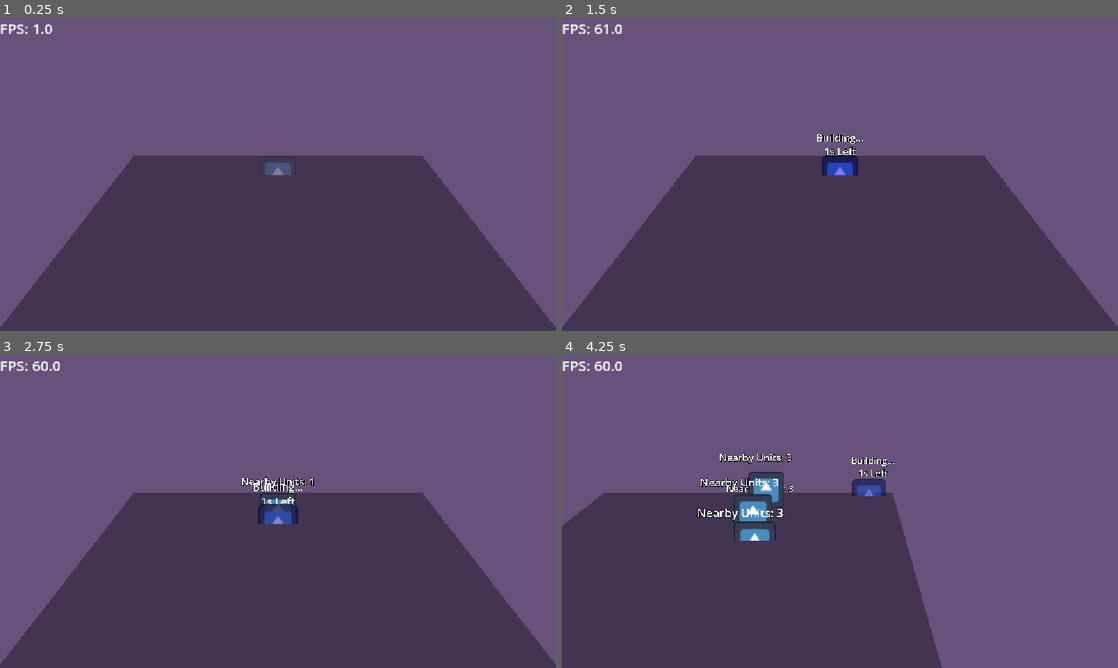
Above: before the commit, frames 1-4 (two rows, left to right).
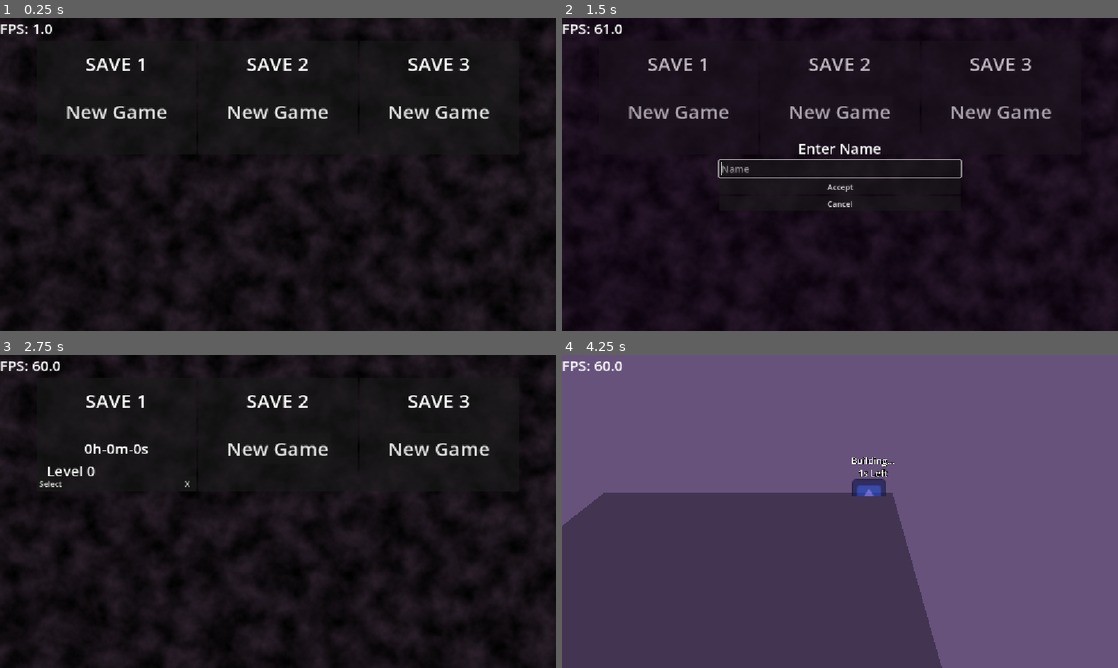
Above: after the commit, the same moments.

Repository: rPortfolio/rts-base
Game: Godot game, scene res://src/main.tscn
Two runs of this game, one before a commit and one after it. Both use one fixed random seed, a clock stepped at 60 frames per second and the inputs below. The engine's default icon, where the game draws it, is replaced by a stand-in: a white triangle on a blue panel in a dark square.
Inputs (mouse positions are in pixels of both pictures, inside the frame that each line leads up to):
- Up to frame 1 (0.25 s): no input
- Up to frame 2 (1.5 s): click (678, 111) at 0.5 s, where only the run after the commit has a clickable "New Game"; click (678, 111) at 1.25 s, where only the run after the commit has a clickable "New Game"
- Up to frame 3 (2.75 s): click (278, 524) at 2 s, where only the run after the commit has a clickable "Accept"
- Up to frame 4 (4.25 s): click (612, 483) at 2.75 s, where only the run after the commit has a clickable "Select"; move the mouse to (962, 495) at 3.52 s; press the mouse at (962, 495) at 3.53 s; hold Right (ui_right) from 3.53 s (still down); right-click (962, 495) at 3.8 s

The runs differ from the first frame. In frame 1, 100% of the frame differs, in the area x 0-100%, y 0-100%; in frame 2, 100%; in frame 3, 100%; in frame 4, 1.8%.

Commit message:
add saving/loading unit and camera positions

Diff:
--- a/src/gui/main_menu/main_menu.gd
+++ b/src/gui/main_menu/main_menu.gd
@@ -1,4 +1,7 @@
 extends Control
+
+
+signal game_selected(slot: int, game: SavedGame)
 
 
 const SAVE_FOLDER = "user://saves/"
@@ -77,6 +80,11 @@
 	%NamePanel.open()
 
 
+func _on_select_save_button_pressed(save_number: int) -> void:
+	var save_index := save_number - 1
+	game_selected.emit(save_number, get_saved_games()[save_index])
+
+
 func _on_delete_save_button_pressed(save_number: int) -> void:
 	delete_game(save_number)
 
--- a/src/gui/main_menu/name_panel.gd
+++ b/src/gui/main_menu/name_panel.gd
@@ -5,10 +5,10 @@
 signal cancelled
 
 
-
-func _gui_input(event: InputEvent) -> void:
-	if event.is_action("ui_cancel"):
+func _input(event: InputEvent) -> void:
+	if visible and event.is_action_pressed("ui_cancel"):
 		cancelled.emit()
+		get_viewport().set_input_as_handled()
 
 
 func open() -> void:
@@ -27,3 +27,8 @@
 
 func _on_cancel_button_down() -> void:
 	cancelled.emit()
+
+
+func _on_name_entry_editing_toggled(toggled_on: bool) -> void:
+	if not toggled_on:
+		cancelled.emit()
--- a/src/gui/main_menu/name_panel.tscn
+++ b/src/gui/main_menu/name_panel.tscn
@@ -31,6 +31,7 @@
 unique_name_in_owner = true
 custom_minimum_size = Vector2(500, 0)
 layout_mode = 2
+mouse_filter = 2
 theme_override_font_sizes/font_size = 20
 placeholder_text = "Name"
 
--- a/src/gui/main_menu/saved_game_panel.gd
+++ b/src/gui/main_menu/saved_game_panel.gd
@@ -6,4 +6,5 @@
 	%PlayerName.text = player
 	%LevelsCompleted.text = "Level {}".format([level], "{}")
 	%TimePlayed.text = time
+	%SelectSave.pressed.connect(main_menu._on_select_save_button_pressed.bind(number))
 	%DeleteSave.pressed.connect(main_menu._on_delete_save_button_pressed.bind(number))
--- a/src/gui/main_menu/saved_game_panel.tscn
+++ b/src/gui/main_menu/saved_game_panel.tscn
@@ -48,6 +48,17 @@
 [node name="Control" type="Control" parent="." unique_id=1251032818]
 layout_mode = 2
 
+[node name="SelectSave" type="Button" parent="Control" unique_id=2113406807]
+unique_name_in_owner = true
+layout_mode = 1
+anchors_preset = 2
+anchor_top = 1.0
+anchor_bottom = 1.0
+offset_top = -31.0
+offset_right = 54.0
+grow_vertical = 0
+text = "Select"
+
 [node name="DeleteSave" type="Button" parent="Control" unique_id=2014557019]
 unique_name_in_owner = true
 layout_mode = 1
--- a/src/main.gd
+++ b/src/main.gd
@@ -1,22 +1,48 @@
 extends Node
 
 
-var unit_scene: PackedScene = preload("res://src/world/unit/unit.tscn")
+enum States {
+	MAIN_MENU,
+	PLAYING,
+}
+
+var state: States = States.MAIN_MENU:
+	set = set_state
 
 
-func _input(event: InputEvent) -> void:
-	if event.is_action_pressed("left_click"):
-		add_unit()
-	elif event.is_action_pressed("right_click"):
-		call_units()
+var saved_game: SavedGame
+var open_slot: int
 
 
-func add_unit() -> void:
-	var new_unit: Unit = unit_scene.instantiate()
-	new_unit.position = %WorldCamera.get_cursor_position()
-	%Units.add_child(new_unit)
+func _unhandled_input(event: InputEvent) -> void:
+	match state:
+		States.MAIN_MENU:
+			if event.is_action_pressed("ui_cancel"):
+				get_tree().quit()
+		States.PLAYING:
+			if event.is_action_pressed("ui_cancel"):
+				state = States.MAIN_MENU
 
 
-func call_units() -> void:
-	for child: Unit in %Units.get_children():
-		child.target_position = %WorldCamera.get_cursor_position()
+func set_state(new_state) -> void:
+	match state:
+		States.PLAYING:
+			saved_game.units = %World.get_units()
+			saved_game.camera_pos = %World.camera.position
+			%MainMenu.save_game(open_slot, saved_game)
+			%World.kill_units()
+	match new_state:
+		States.MAIN_MENU:
+			%MainMenu.show()
+		States.PLAYING:
+			%World.load_units(saved_game.units)
+			%World.camera.position = saved_game.camera_pos
+			%MainMenu.hide()
+	state = new_state
+
+
+func _on_main_menu_game_selected(slot: int, game: SavedGame) -> void:
+	saved_game = game
+	open_slot = slot
+	%PlayerName.text = saved_game.player
+	state = States.PLAYING
--- a/src/main.tscn
+++ b/src/main.tscn
@@ -2,26 +2,9 @@
 
 [ext_resource type="Script" uid="uid://br2qh3mfr2qol" path="res://src/main.gd" id="1_5q4o7"]
 [ext_resource type="PackedScene" uid="uid://dn4rspvnxavxf" path="res://src/gui/fps_counter.tscn" id="1_eewff"]
-[ext_resource type="PackedScene" uid="uid://3h7btc71cqo6" path="res://src/world/world_camera/world_camera.tscn" id="2_gh0ne"]
-[ext_resource type="Texture2D" uid="uid://be1u4gnk6m7pi" path="res://assets/icon.svg" id="4_3cfgd"]
+[ext_resource type="PackedScene" uid="uid://datw6v11sif3q" path="res://src/gui/main_menu/main_menu.tscn" id="3_fyndt"]
+[ext_resource type="PackedScene" uid="uid://13yxv773160s" path="res://src/world/world.tscn" id="4_fyndt"]
 [ext_resource type="AudioStream" uid="uid://tn03pn20sgi8" path="res://assets/Conflict1.ogg" id="5_fyndt"]
-
-[sub_resource type="PanoramaSkyMaterial" id="PanoramaSkyMaterial_fyndt"]
-panorama = ExtResource("4_3cfgd")
-
-[sub_resource type="Sky" id="Sky_kmhfv"]
-sky_material = SubResource("PanoramaSkyMaterial_fyndt")
-
-[sub_resource type="Environment" id="Environment_eewff"]
-background_mode = 1
-background_color = Color(0.61239386, 0.48531562, 0.7333972, 1)
-background_energy_multiplier = 0.66
-sky = SubResource("Sky_kmhfv")
-
-[sub_resource type="NavigationMesh" id="NavigationMesh_3cfgd"]
-vertices = PackedVector3Array(-5, 0.5, -5.5, -5, 0.5, 5.5, 5, 0.5, 5.5, 5, 0.5, -5.5)
-polygons = [PackedInt32Array(3, 2, 0), PackedInt32Array(0, 2, 1)]
-agent_radius = 5.0
 
 [node name="Main" type="Node" unique_id=1940223439]
 script = ExtResource("1_5q4o7")
@@ -33,34 +16,32 @@
 anchor_bottom = 1.0
 grow_horizontal = 2
 grow_vertical = 2
+mouse_filter = 2
+
+[node name="PlayerName" type="Label" parent="GUI" unique_id=677588385]
+unique_name_in_owner = true
+layout_mode = 1
+anchors_preset = 1
+anchor_left = 1.0
+anchor_right = 1.0
+offset_left = -40.0
+offset_bottom = 42.0
+grow_horizontal = 0
+theme_override_font_sizes/font_size = 30
+
+[node name="MainMenu" parent="GUI" unique_id=1411443913 instance=ExtResource("3_fyndt")]
+unique_name_in_owner = true
+layout_mode = 1
 
 [node name="FPSCounter" parent="GUI" unique_id=1921442735 instance=ExtResource("1_eewff")]
 layout_mode = 0
 theme_override_font_sizes/font_size = 30
 
-[node name="World" type="Node3D" parent="." unique_id=996288108]
-
-[node name="WorldCamera" parent="World" unique_id=1797630745 instance=ExtResource("2_gh0ne")]
-unique_name_in_owner = true
-transform = Transform3D(1, 0, 0, 0, 0.70710677, 0.70710677, 0, -0.70710677, 0.70710677, 0, 5, 0)
-
-[node name="WorldEnvironment" type="WorldEnvironment" parent="World" unique_id=1217828560]
-environment = SubResource("Environment_eewff")
-
-[node name="Level" type="Node3D" parent="World" unique_id=1543413681]
-unique_name_in_owner = true
-
-[node name="NavigationRegion3D" type="NavigationRegion3D" parent="World/Level" unique_id=1342001627]
-navigation_mesh = SubResource("NavigationMesh_3cfgd")
-
-[node name="CSGBox3D" type="CSGBox3D" parent="World/Level/NavigationRegion3D" unique_id=1283826919]
-transform = Transform3D(1, 0, 0, 0, 1, 0, 0, 0, 1, 0, -0.5, 0)
-use_collision = true
-size = Vector3(11, 1, 12)
-
-[node name="Units" type="Node3D" parent="World" unique_id=1623303346]
+[node name="World" parent="." unique_id=744991072 instance=ExtResource("4_fyndt")]
 unique_name_in_owner = true
 
 [node name="AudioStreamPlayer" type="AudioStreamPlayer" parent="." unique_id=1294372059]
 stream = ExtResource("5_fyndt")
 autoplay = true
+
+[connection signal="game_selected" from="GUI/MainMenu" to="." method="_on_main_menu_game_selected"]
--- a/src/saved_game.gd
+++ b/src/saved_game.gd
@@ -5,3 +5,5 @@
 @export var player: StringName = "Player"
 @export var level: int = 0
 @export var time: StringName = "0h-0m-0s"
+@export var units: Array[SavedUnit]
+@export var camera_pos: Vector3 = Vector3(0, 5, 0)
--- /dev/null
+++ b/src/saved_unit.gd
@@ -0,0 +1,6 @@
+class_name SavedUnit
+extends Resource
+
+
+@export var position: Vector3
+@export var target_position: Vector3
--- a/src/world/unit/unit.gd
+++ b/src/world/unit/unit.gd
@@ -44,10 +44,10 @@
 
 
 func _on_effect_radius_area_entered(area: Area3D) -> void:
-	if area != %Collision:
+	if not is_ancestor_of(area):
 		nearby_units += 1
 
 
 func _on_effect_radius_area_exited(area: Area3D) -> void:
-	if area != %Collision:
+	if not is_ancestor_of(area):
 		nearby_units -= 1
--- /dev/null
+++ b/src/world/world.gd
@@ -0,0 +1,47 @@
+extends Node3D
+
+
+const UNIT_SCENE: PackedScene = preload("res://src/world/unit/unit.tscn")
+@onready var camera: Camera3D = %WorldCamera
+
+
+func _unhandled_input(event: InputEvent) -> void:
+	if camera.is_cursor_on_screen():
+		if event.is_action_pressed("left_click"):
+			add_unit()
+		elif event.is_action_pressed("right_click"):
+			call_units()
+
+
+func add_unit() -> void:
+	var new_unit: Unit = UNIT_SCENE.instantiate()
+	new_unit.position = camera.get_cursor_position()
+	%Units.add_child(new_unit)
+
+
+func call_units() -> void:
+	for child: Unit in %Units.get_children():
+		child.target_position = camera.get_cursor_position()
+
+
+func kill_units() -> void:
+	for child: Unit in %Units.get_children():
+		child.queue_free()
+
+
+func load_units(units: Array[SavedUnit]) -> void:
+	for saved_unit in units:
+		var new_unit: Unit = UNIT_SCENE.instantiate()
+		new_unit.position = saved_unit.position
+		new_unit.target_position = saved_unit.position
+		%Units.add_child(new_unit)
+
+
+func get_units() -> Array[SavedUnit]:
+	var units: Array[SavedUnit] = []
+	for child: Unit in %Units.get_children():
+		var saved_unit := SavedUnit.new()
+		saved_unit.position = child.position
+		saved_unit.target_position = child.target_position
+		units.append(saved_unit)
+	return units
--- /dev/null
+++ b/src/world/world.tscn
@@ -0,0 +1,46 @@
+[gd_scene format=3 uid="uid://13yxv773160s"]
+
+[ext_resource type="Script" uid="uid://da26nokqihn84" path="res://src/world/world.gd" id="1_jte2u"]
+[ext_resource type="PackedScene" uid="uid://3h7btc71cqo6" path="res://src/world/world_camera/world_camera.tscn" id="2_bsf3i"]
+[ext_resource type="Texture2D" uid="uid://be1u4gnk6m7pi" path="res://assets/icon.svg" id="3_43c6p"]
+
+[sub_resource type="PanoramaSkyMaterial" id="PanoramaSkyMaterial_fyndt"]
+panorama = ExtResource("3_43c6p")
+
+[sub_resource type="Sky" id="Sky_kmhfv"]
+sky_material = SubResource("PanoramaSkyMaterial_fyndt")
+
+[sub_resource type="Environment" id="Environment_eewff"]
+background_mode = 1
+background_color = Color(0.61239386, 0.48531562, 0.7333972, 1)
+background_energy_multiplier = 0.66
+sky = SubResource("Sky_kmhfv")
+
+[sub_resource type="NavigationMesh" id="NavigationMesh_3cfgd"]
+vertices = PackedVector3Array(-5, 0.5, -5.5, -5, 0.5, 5.5, 5, 0.5, 5.5, 5, 0.5, -5.5)
+polygons = [PackedInt32Array(3, 2, 0), PackedInt32Array(0, 2, 1)]
+agent_radius = 5.0
+
+[node name="World" type="Node3D" unique_id=744991072]
+script = ExtResource("1_jte2u")
+
+[node name="WorldEnvironment" type="WorldEnvironment" parent="." unique_id=1882100711]
+environment = SubResource("Environment_eewff")
+
+[node name="WorldCamera" parent="." unique_id=1797630745 instance=ExtResource("2_bsf3i")]
+unique_name_in_owner = true
+transform = Transform3D(1, 0, 0, 0, 0.70710677, 0.70710677, 0, -0.70710677, 0.70710677, 0, 5, 0)
+
+[node name="Level" type="Node3D" parent="." unique_id=1387027697]
+unique_name_in_owner = true
+
+[node name="NavigationRegion3D" type="NavigationRegion3D" parent="Level" unique_id=1023456511]
+navigation_mesh = SubResource("NavigationMesh_3cfgd")
+
+[node name="CSGBox3D" type="CSGBox3D" parent="Level/NavigationRegion3D" unique_id=693817539]
+transform = Transform3D(1, 0, 0, 0, 1, 0, 0, 0, 1, 0, -0.5, 0)
+use_collision = true
+size = Vector3(11, 1, 12)
+
+[node name="Units" type="Node3D" parent="." unique_id=40394474]
+unique_name_in_owner = true
--- a/src/world/world_camera/world_camera.gd
+++ b/src/world/world_camera/world_camera.gd
@@ -41,3 +41,7 @@
 	if %RayCast3D.is_colliding():
 		return %RayCast3D.get_collision_point()
 	return %Cursor.global_position ## Should be last valid position
+
+
+func is_cursor_on_screen() -> bool:
+	return %RayCast3D.is_colliding()
Not shown, added: src/saved_unit.gd.uid
Not shown, added: src/world/world.gd.uid
